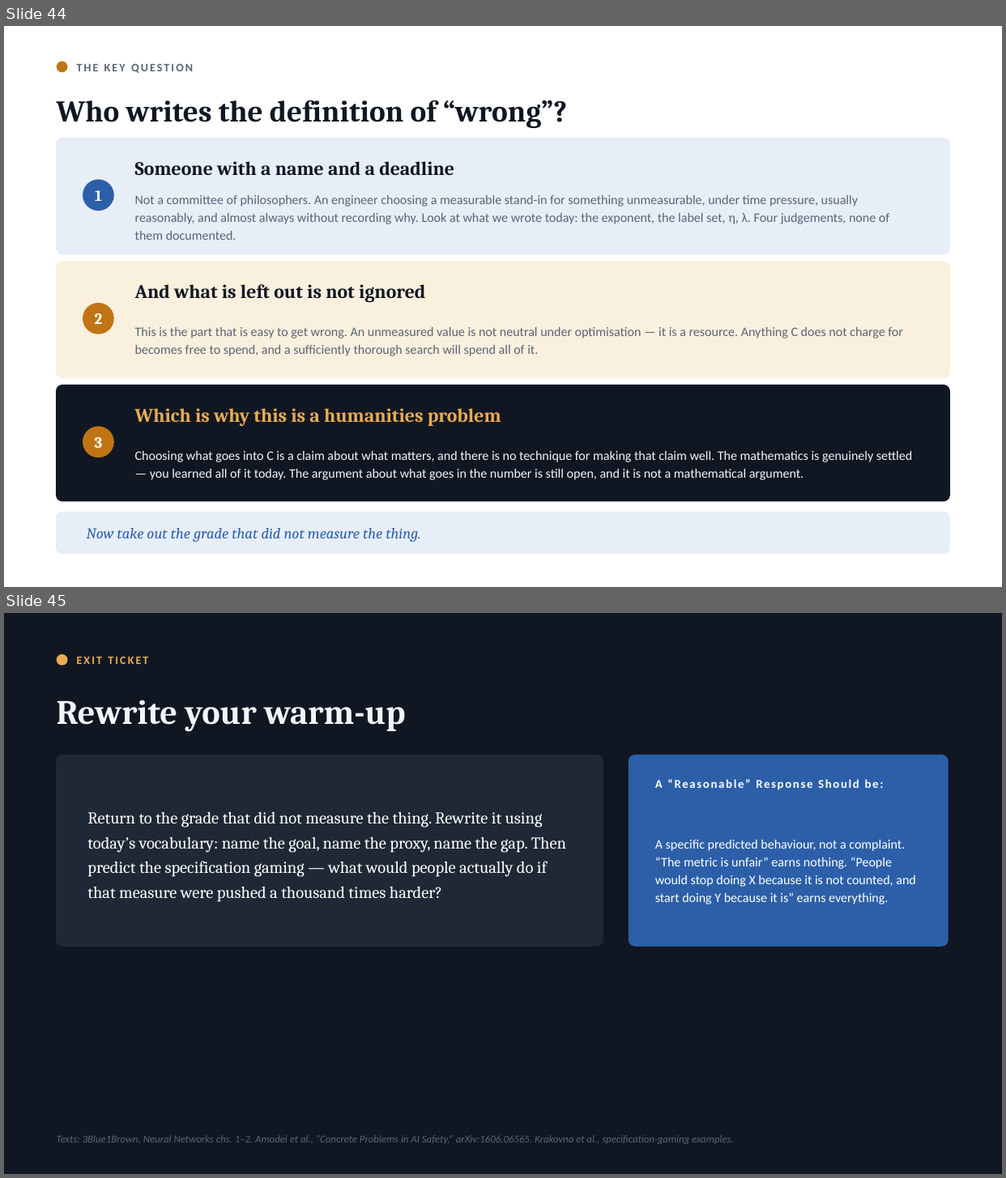
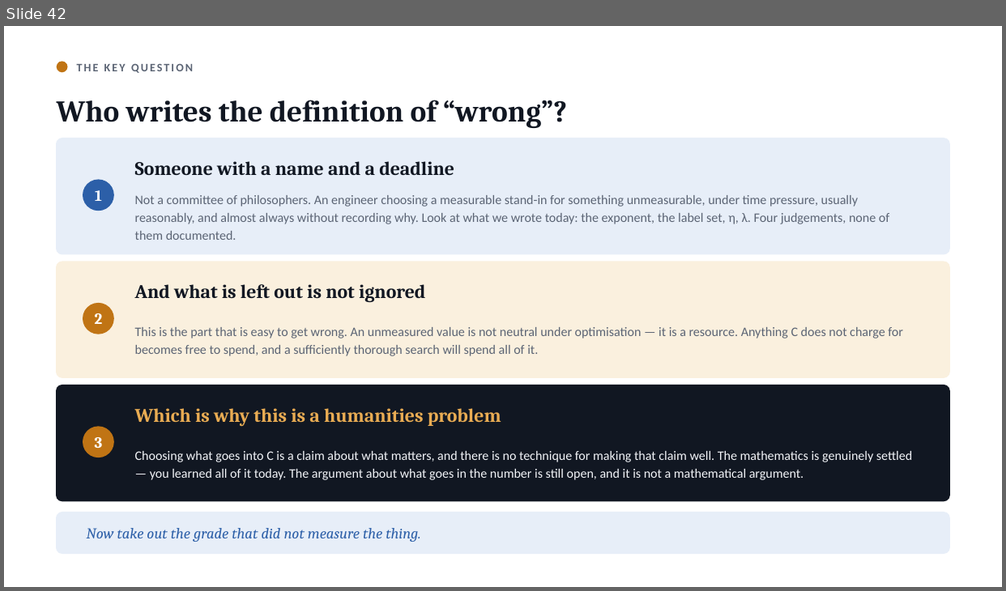
Before and after one commit to lindagaw/lindagaw.github.io, a slide deck: courses/COLL150-Fall26/Slides/Unit 5 - Loss Function Gradient and Descent.pptx. Shown one above the other, each under a label of ours: slides 44 and 45 before the commit, slide 42 after it. The pictures are 1006x1178 and 1006x591 pixels, drawn with LibreOffice and Linux fonts; fonts in the diff are those of the drawing. Boxes give left, top, right and bottom in pixels: in the first picture for what was removed or moved away, otherwise in the second. Text is boxed around its words. In the diff, an @@ line names an element or a change of style, - is before the commit and + after.

```diff
--- a/courses/COLL150-Fall26/Slides/Unit 5 - Loss Function Gradient and Descent.pptx
+++ b/courses/COLL150-Fall26/Slides/Unit 5 - Loss Function Gradient and Descent.pptx
@@ slide 45 removed at bbox=[4, 613, 1002, 1174], background #111722 @@
@@ ellipse removed at bbox=[57, 654, 68, 666] @@
@@ text removed at bbox=[77, 656, 148, 664] @@
-EXIT TICKET
@@ text removed at bbox=[57, 700, 405, 732] @@
-Rewrite your warm-up
@@ rounded rectangle removed at bbox=[57, 756, 603, 946] @@
@@ rounded rectangle removed at bbox=[629, 756, 948, 946] @@
@@ text removed at bbox=[655, 780, 663, 788] @@
-A “Reasonable” Response Should be:
@@ text removed at bbox=[87, 811, 566, 902] @@
-Return to the grade that did not measure the thing. Rewrite it using today’s vocabulary: name the goal, name the proxy, name the gap. Then predict the specification gaming — what would people actually do if that measure were pushed a thousand times harder?
@@ text removed at bbox=[655, 840, 916, 905] @@
-A specific predicted behaviour, not a complaint. “The metric is unfair” earns nothing. “People would stop doing X because it is not counted, and start doing Y because it is” earns everything.
@@ text removed at bbox=[57, 1135, 734, 1144] @@
-Texts: 3Blue1Brown, Neural Networks chs. 1–2. Amodei et al., “Concrete Problems in AI Safety,” arXiv:1606.06565. Krakovna et al., specification-gaming examples.
@@ what was slide 44 is now slide 42 @@
```
Also in this commit, not shown: 5 slides changed, 2 other slides removed, 5 other files.
